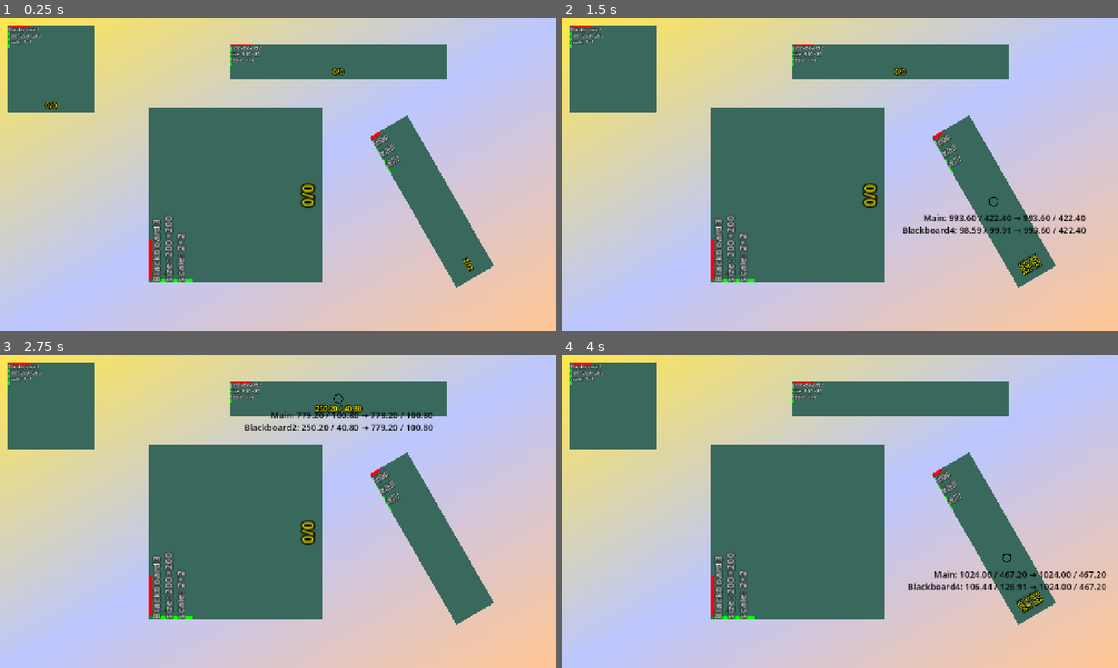
Above: before the commit, frames 1-4 (two rows, left to right).
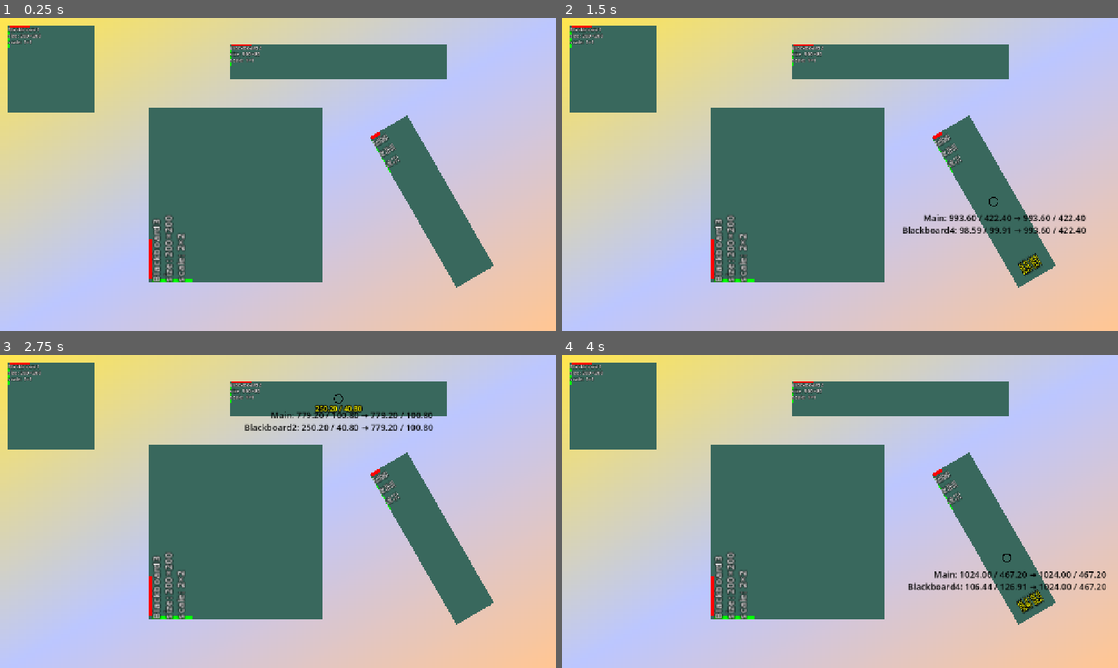
Above: after the commit, the same moments.

Repository: Toxe/godot-coordinate-systems
Game: Godot game, scene res://scenes/main.tscn
The game is run twice, just before and just after one commit, with the same random seed, the same clock (stepped at 60 frames per second) and the same inputs.
Inputs (mouse positions are in pixels of both pictures, inside the frame that each line leads up to):
- Up to frame 1 (0.25 s): no input
- Up to frame 2 (1.5 s): tap Enter at 0.5 s; move the mouse to (612, 68) at 0.52 s; click (612, 68) at 0.67 s; tap Space at 1.25 s; move the mouse to (995, 202) at 1.27 s; click (995, 202) at 1.42 s
- Up to frame 3 (2.75 s): tap Enter at 2 s; move the mouse to (339, 398) at 2.02 s; click (339, 398) at 2.17 s
- Up to frame 4 (4 s): tap Space at 2.75 s; move the mouse to (795, 533) at 2.77 s; click (795, 533) at 2.92 s; tap Enter at 3.5 s; move the mouse to (1006, 558) at 3.52 s; click (1006, 558) at 3.67 s

The runs differ from the first frame. In frame 1, 0.3% of the frame differs, in the area x 8-86%, y 16-82%; in frame 2, 0.2%; in frame 3, 0.2%; in frame 4, nothing differs.

Commit message:
Hide label instead of clearing its text

Diff:
--- a/CoordinateSystems/scenes/blackboard.gd
+++ b/CoordinateSystems/scenes/blackboard.gd
@@ -8,16 +8,18 @@
 
 func _ready() -> void:
     info_label.text = "%s\nsize: %s\nscale: %s" % [name, Format.format_size(size), Format.format_size(scale)]
+    coords_label.visible = false
 
 
 func _on_mouse_exited() -> void:
-    coords_label.text = ""
+    coords_label.visible = false
 
 
 func _on_gui_input(event: InputEvent) -> void:
     var mouse_motion_event: InputEventMouseMotion = event as InputEventMouseMotion
     if mouse_motion_event:
         coords_label.text = Format.format_position(mouse_motion_event.position)
+        coords_label.visible = true
         Events.mouse_moved.emit(self, mouse_motion_event.position, get_global_transform() * mouse_motion_event.position)
 
         if mouse_motion_event.button_mask == 1:
